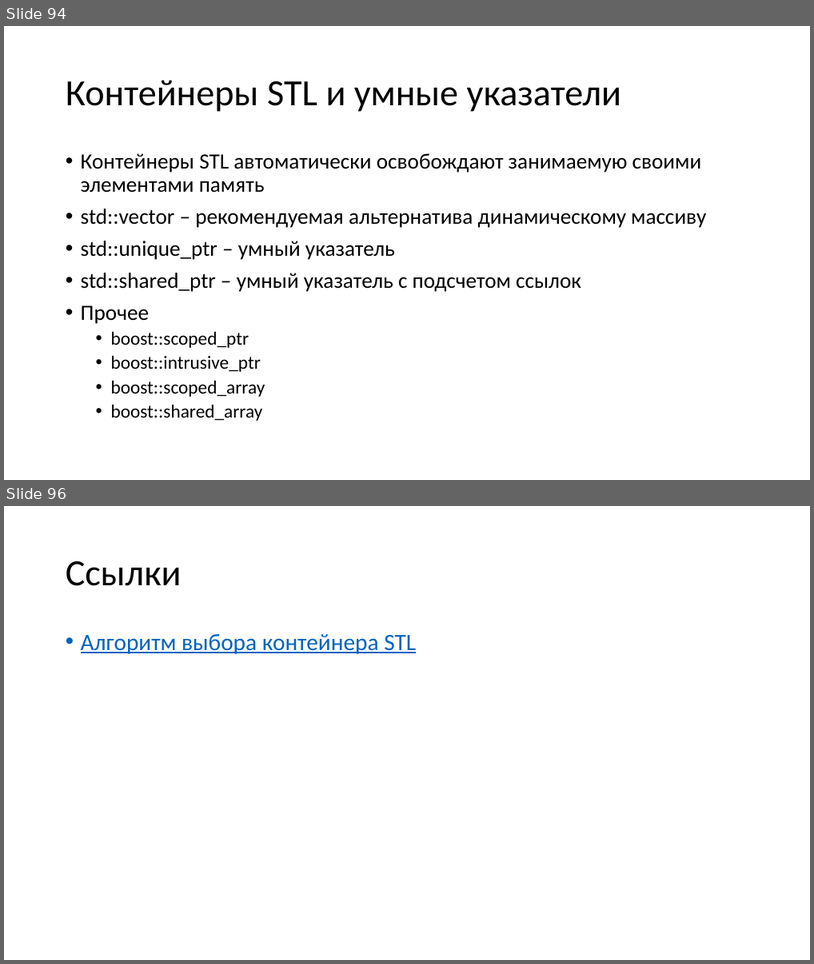
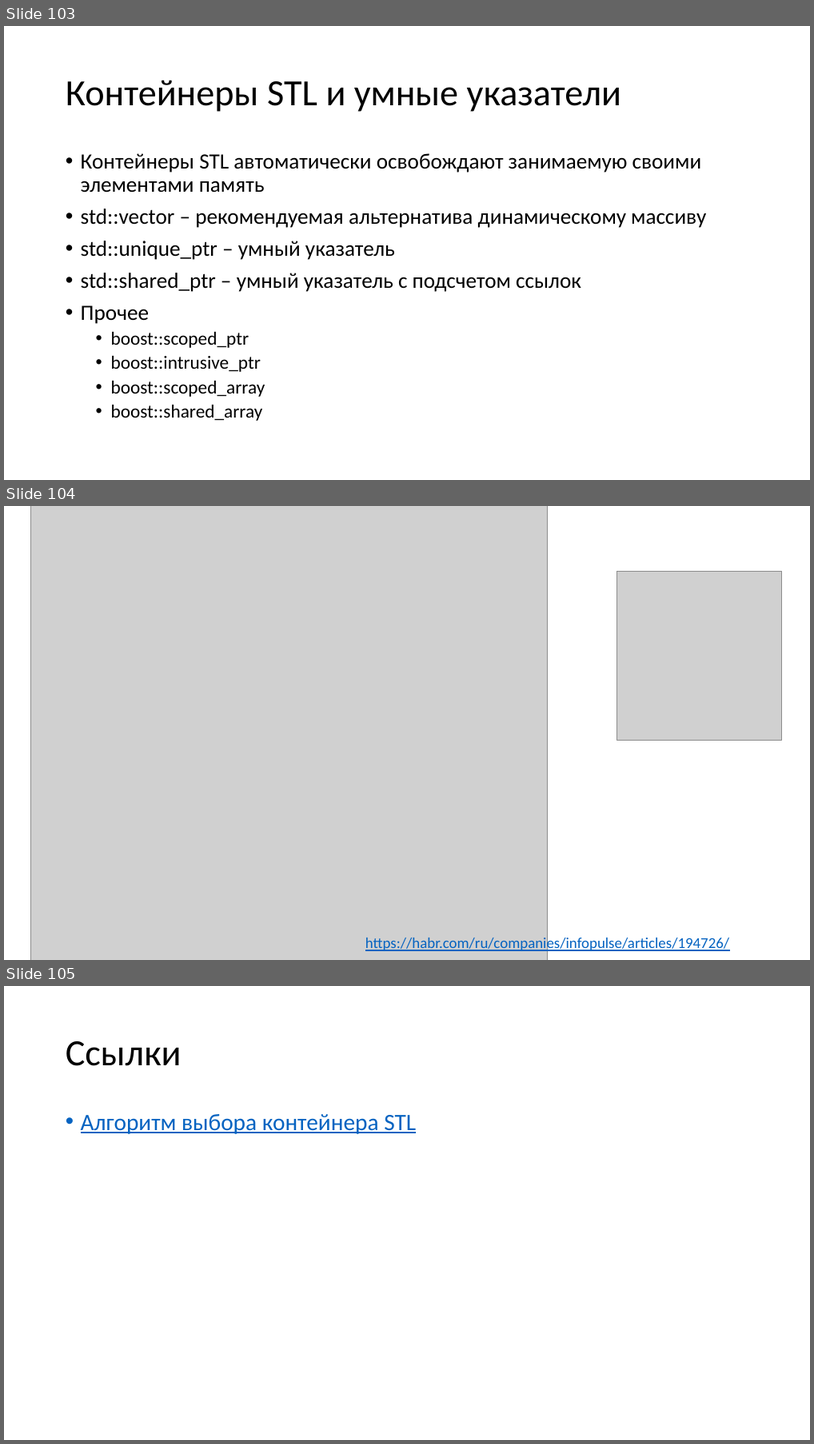
Before and after one commit to alexey-malov/oop, a slide deck: lectures/01/Стандартная библиотека.pptx. Shown one above the other, each under a label of ours: slides 94 and 96 before the commit, slides 103, 104 and 105 after it; the slides between them are not shown. The pictures are 814x964 and 814x1444 pixels, drawn with LibreOffice and Linux fonts; fonts in the diff are those of the drawing; grey boxes stand for pictures. Boxes give left, top, right and bottom in pixels: in the first picture for what was removed or moved away, otherwise in the second. Text is boxed around its words. In the diff, an @@ line names an element or a change of style, - is before the commit and + after.

```diff
--- a/lectures/01/Стандартная библиотека.pptx
+++ b/lectures/01/Стандартная библиотека.pptx
@@ slide 104 added at [4,506,810,960], background #FFFFFF @@
@@ picture added at [31,506,548,960] @@
@@ picture added at [618,571,782,740] @@
@@ text added at [366,936,730,952], 18 pt, text #0563C1, underline @@
+https://habr.com/ru/companies/infopulse/articles/194726/
@@ what was slide 94 is now slide 103 @@
@@ what was slide 96 is now slide 105 @@
```
Also in this commit, not shown: 9 slides changed, 10 other slides added, 2 slides removed.
